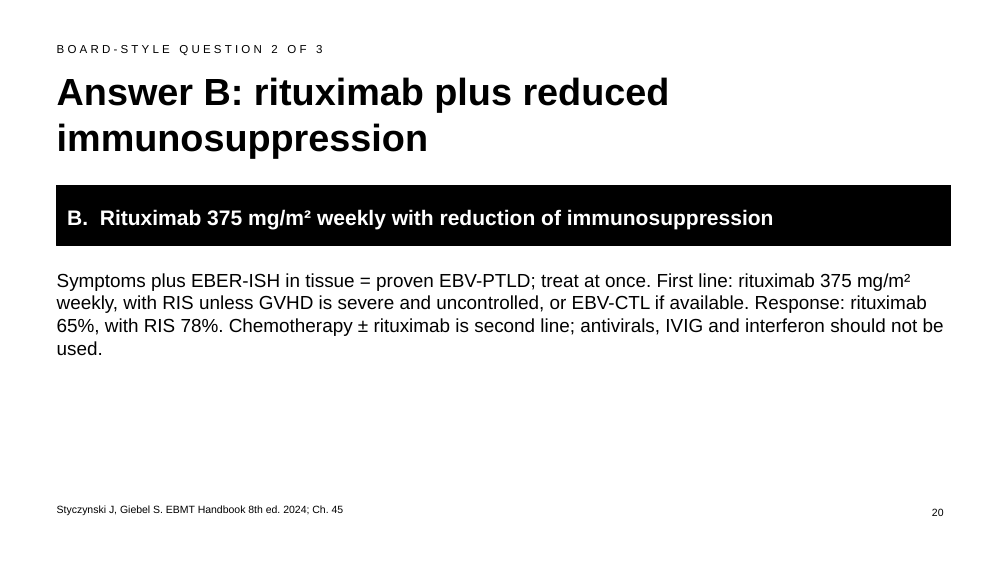
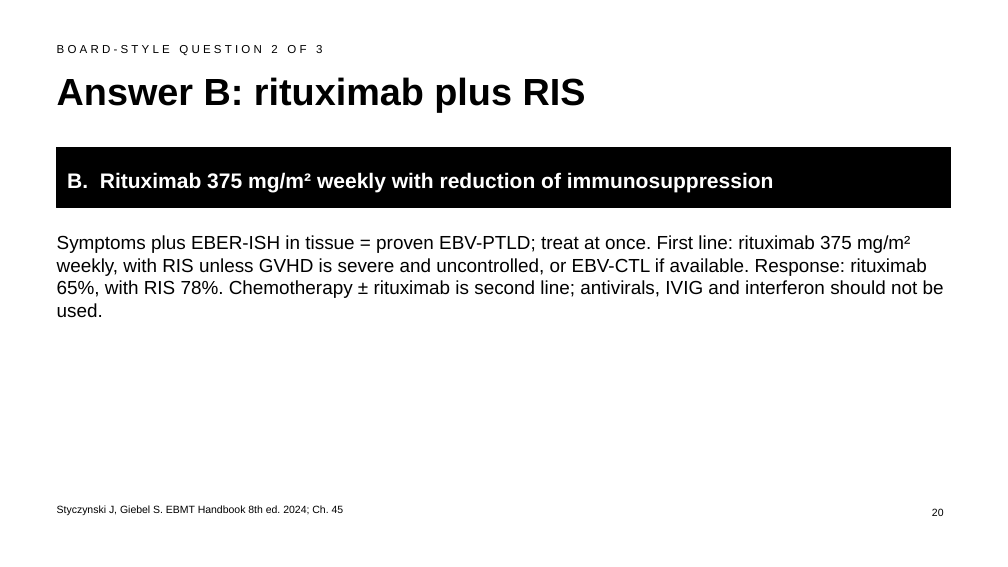
Before and after one commit to htlin222/ebmt-handbook-skill, a slide deck: slide 20 of slides/decks/s09-viral-infections-ptld.pptx. Drawn at 1008x567 pixels with LibreOffice and Linux fonts; fonts in the diff are those of the drawing. Boxes give left, top, right and bottom in pixels: in the first picture for what was removed or moved away, otherwise in the second. Text is boxed around its words. In the diff, an @@ line names an element or a change of style, - is before the commit and + after.

```diff
--- a/slides/decks/s09-viral-infections-ptld.pptx
+++ b/slides/decks/s09-viral-infections-ptld.pptx
@@ title at [57, 77, 586, 113]: text changed @@
-Answer B: rituximab plus reduced immunosuppression
+Answer B: rituximab plus RIS
@@ rectangle "B. Rituximab 375 mg/m² weekly ...": place and size @@
-rectangle "B. Rituximab 375 mg/m² weekly ..." at [57, 185, 951, 246]
+rectangle "B. Rituximab 375 mg/m² weekly ..." at [57, 147, 951, 208]
@@ text "Symptoms plus EBER-ISH in tissue ...": place and size @@
-text "Symptoms plus EBER-ISH in tissue ..." at [57, 273, 944, 356]
+text "Symptoms plus EBER-ISH in tissue ..." at [57, 235, 944, 318]
```
Also in this commit, not shown: 8 other slides changed, 2 other files.
